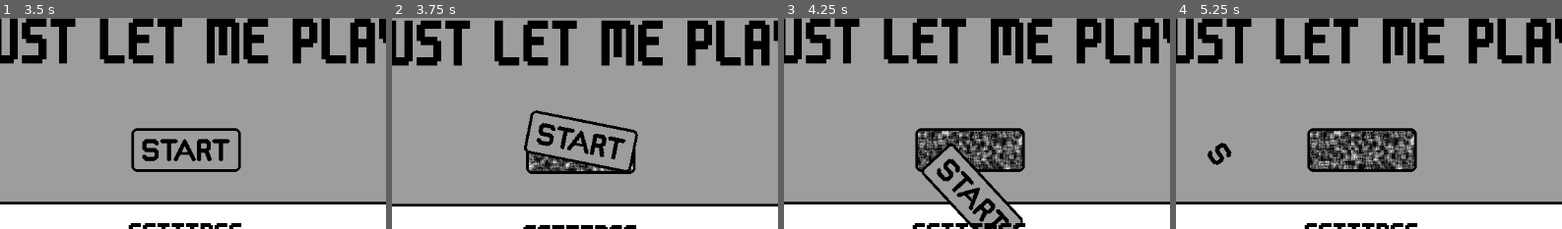
Above: before the commit, frames 1-4 (left to right).
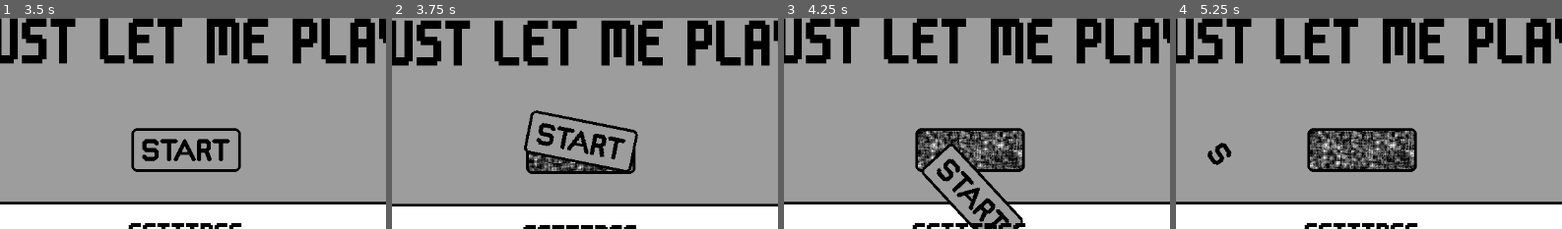
Above: after the commit, the same moments.

Repository: conor-wilson/secret-sapphire
Game: Godot game, scene res://scenes/main.tscn
Same seed, same stepped clock (60 frames per second), same inputs: the game is played once before the commit and once after it. The engine's default icon, where the game draws it, is replaced by a stand-in: a white triangle on a blue panel in a dark square.
Inputs (mouse positions are % of the whole screen's width and height, from its top left):
- Up to frame 1 (3.5 s): tap Enter at 0.5 s; move the mouse to (49, 38) at 0.52 s; hold Right (ui_right) 0.53-1.25 s; click (49, 38) at 0.6 s; click "SETTINGS" at 1.25 s; click "BACK" at 2 s; tap Space at 2.75 s; move the mouse to (49, 38) at 2.77 s; hold Right (ui_right) from 2.78 s (still down); click (49, 38) at 2.85 s
- Up to frame 2 (3.75 s): tap Enter at 3.5 s; move the mouse to (49, 56) at 3.52 s; release Right (ui_right) at 3.53 s; hold Left (ui_left) from 3.53 s (still down); click (49, 56) at 3.6 s
- Up to frame 3 (4.25 s): keep holding Left (ui_left)
- Up to frame 4 (5.25 s): move the mouse to (6, 11) at 4.27 s; release Left (ui_left) at 4.28 s; hold Right (ui_right) from 4.28 s (still down); click (6, 11) at 4.35 s; move the mouse to (92, 11) at 5.02 s; click (92, 11) at 5.1 s
The pictures show only the part of the screen within x 25-75%, y 25-74%; the shares and areas given below are measured in that part.

Frame 1 is identical in both runs. In frame 2, 0.7% of the frame differs, in the area x 35-63%, y 64-73%; in frame 3, 2.7%; in frame 4, 3.4%, in the area x 34-62%, y 53-72%.

Commit message:
Refactored dialogue boxes to optionally follow a node

Diff:
--- a/let-me-play/scenes/dialogue_box.gd
+++ b/let-me-play/scenes/dialogue_box.gd
@@ -4,6 +4,8 @@
 
 @onready var label: Label = $MarginContainer/Label
 @onready var timer: Timer = $Timer
+
+var follow_node:CanvasItem = null
 
 var line_queue: Array[String] = [] # The list of lines that are queued to be displayed.
 
@@ -18,7 +20,17 @@
 
 signal finished_displaying
 
+func _process(delta: float) -> void:
+	_follow_node_if_exists()
+
+func _follow_node_if_exists():
+	if follow_node != null:
+		position = follow_node.position + Vector2(48, 0)
+
 func display_text(new_text:String):
+
+	_follow_node_if_exists()
+
 	text = new_text
 	label.text = new_text
 
@@ -38,6 +50,8 @@
 	_display_letter()
 
 func _display_letter():
+
+	_follow_node_if_exists()
 	label.text += text[letter_index]
 
 	letter_index += 1
@@ -54,4 +68,5 @@
 			timer.start(letter_time)
 
 func _on_timer_timeout() -> void:
+	_follow_node_if_exists()
 	_display_letter()
--- a/let-me-play/scenes/dialogue_box.tscn
+++ b/let-me-play/scenes/dialogue_box.tscn
@@ -5,6 +5,7 @@
 [ext_resource type="Theme" uid="uid://fqhlidlvqsyl" path="res://assets/fonts/menu_buttons.tres" id="2_cbn5m"]
 
 [node name="DialogueBox" type="MarginContainer"]
+z_index = 100
 offset_right = 32.0
 offset_bottom = 44.0
 script = ExtResource("1_ibntv")
--- a/let-me-play/scenes/dialogue_sequence.gd
+++ b/let-me-play/scenes/dialogue_sequence.gd
@@ -2,6 +2,8 @@
 
 signal line_finished
 signal sequence_finished
+
+var follow_node:CanvasItem = null
 
 @onready var dialogue_box_scene = preload("res://scenes/dialogue_box.tscn")
 
@@ -11,10 +13,17 @@
 # TODO: Find a way to get rid of the below vars. They feel unnecessary.
 var dialogue_linger_time: float = 2
 
+func _process(delta: float) -> void:
+	_follow_node_if_exists()
+
+func _follow_node_if_exists():
+	if follow_node != null:
+		position = follow_node.position
+
 # start_dialogue starts the dialogue sequence, displaying the provided lines one
 # by one at the provided position. The optional linger_time input determines the
 # amount of seconds that each line should stay on the screen before moving on.
-func start_dialogue(position: Vector2, lines: Array[String], linger_time:float=2):
+func start_dialogue(position: Vector2, lines: Array[String], linger_time:float=2, follow:CanvasItem = null):
 
 	# Exit early if there's already an active dialogue box
 	if dialogue_box != null:
@@ -24,6 +33,8 @@
 	self.position = position
 	line_queue = lines
 	dialogue_linger_time = linger_time
+	follow_node = follow
+	_follow_node_if_exists()
 
 	# Start the dialogue
 	_show_dialogue_box()
@@ -43,6 +54,7 @@
 	# Rig the box up to work as it should
 	dialogue_box.finished_displaying.connect(_on_dialogue_box_finished_displaying)
 	dialogue_box.global_position = position
+	dialogue_box.follow_node = follow_node
 
 	# Display the next text in the queue
 	dialogue_box.display_text(line_queue.pop_front())
--- a/let-me-play/scenes/main.gd
+++ b/let-me-play/scenes/main.gd
@@ -94,7 +94,7 @@
 		"First you'll have to unlock me, try this:",
 		"↑ ↓ ← → ← →",
 	]
-	DialogueManager.new_dialogue_sequence($DialogueMarkers/CageDialogue.global_position, lines)
+	DialogueManager.new_dialogue_sequence($DialogueMarkers/CageDialogue.global_position, lines, 2, $HelpBot)
 
 func _on_secret_settings_menu_back_pressed() -> void:
 	$Cameras/SettingsCamera.make_current()
@@ -144,18 +144,14 @@
 
 	shake_screen(5,5)
 	$Menus/SecretSettingsMenu.unlock_cage()
-	var lines: Array[String] = [
-		"Wow thanks!!!",
-		"You really are gullible huh? >:)"
-		#"You know what it's like being stuck as an un-finished feature behind a literal cage?",
-		#"That DEV made a mistake not bothering to implement me",
-		#"Let's see what we're dealing with here..."
-	]
+
 	DialogueManager.stop_all_dialogue()
-	DialogueManager.new_dialogue_sequence($DialogueMarkers/CageDialogue.global_position, lines)
-	await get_tree().create_timer(2.5).timeout
+	var dialogue:DialogueSequence = DialogueManager.new_dialogue_sequence($DialogueMarkers/CageDialogue.global_position, ["Wowee!!!"], 2, $HelpBot)
+	await dialogue.sequence_finished
 	$HelpBot.become_evil()
-	await get_tree().create_timer(3.5).timeout
+	dialogue = DialogueManager.new_dialogue_sequence($DialogueMarkers/CageDialogue.global_position, ["You really are gullible huh? >:)"], 2, $HelpBot)
+	await dialogue.sequence_finished
+	await get_tree().create_timer(1).timeout
 
 	var new_idle_markers:Array[Marker2D] = [
 		$MovementMarkers/ScreenMarkers/ScreenMarker1,
@@ -184,7 +180,7 @@
 		"If he's not even going to bother adding quality features like me to his game...",
 		"...THEN THERE WILL BE NO GAME"
 	]
-	var dialogue:DialogueSequence = DialogueManager.new_dialogue_sequence($DialogueMarkers/MonologueMarker.global_position, lines)
+	var dialogue:DialogueSequence = DialogueManager.new_dialogue_sequence($DialogueMarkers/MonologueMarker.global_position, lines, 2, $HelpBot)
 
 	await dialogue.sequence_finished
 	await get_tree().create_timer(1).timeout
--- a/let-me-play/singletons/dialogue_manager.gd
+++ b/let-me-play/singletons/dialogue_manager.gd
@@ -13,8 +13,8 @@
 # new_dialogue_sequence starts a new dialogue sequence at the provided position,
 # displaying a dialogue box with the provided lines. The optional linger_time
 # input determines how long the text box lingers for between lines.
-func new_dialogue_sequence(position: Vector2, lines: Array[String], linger_time:float=2) -> DialogueSequence:
+func new_dialogue_sequence(position: Vector2, lines: Array[String], linger_time:float=2, follow_node:CanvasItem = null) -> DialogueSequence:
 	var sequence = dialogue_sequence_scene.instantiate()
 	add_child(sequence)
-	sequence.start_dialogue(position, lines.duplicate(), linger_time)
+	sequence.start_dialogue(position, lines.duplicate(), linger_time, follow_node)
 	return sequence
